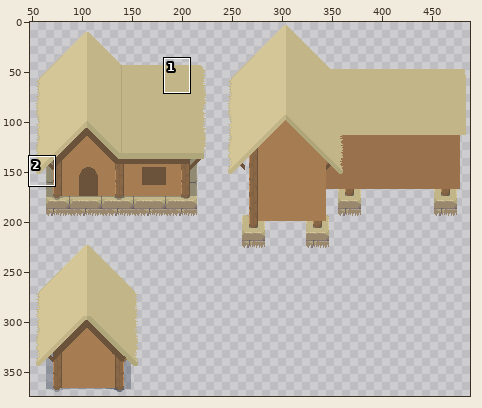
File history of a pixel-art file, assets/tiles/house.ase. The first picture is a wide view before the edit; the outline marks the close-up.
Close-up. Before the edit:
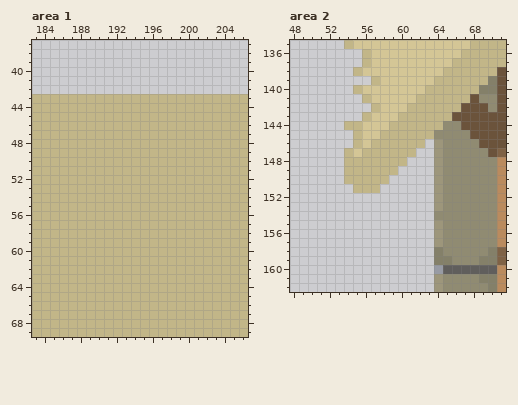
512x512 pixels, 1 frame. Colours within 5 levels of each other are drawn and written as one. Shown: area 1: x 183..206, y 37..69; area 2: x 48..71, y 135..162. The wide view leaves out empty margins. The commit also changed other parts of the picture, which this record leaves out.
The result:
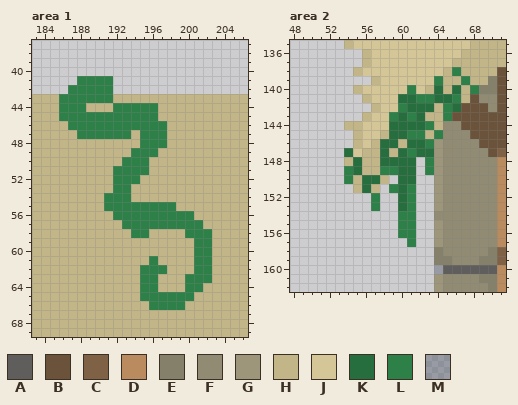
Palette (. is transparent): A #605e5c  B #6b533b  C #7f6245  D #ba8b5e  E #848069  F #908b72  G #9d967b  H #c2b688  J #d4c696  K #276e3e  L #2e8049  M #1b263d4c
The exact change:
layer "Vine" added
layer "Bird nest" added
--- area 1, layer "Bird nest"
@@ x 183..206 @@
 40 ........................
-41 ........................
-42 ........................
-43 HHHHHHHHHHHHHHHHHHHHHHHH
-44 HHHHHHHHHHHHHHHHHHHHHHHH
-45 HHHHHHHHHHHHHHHHHHHHHHHH
-46 HHHHHHHHHHHHHHHHHHHHHHHH
-47 HHHHHHHHHHHHHHHHHHHHHHHH
-48 HHHHHHHHHHHHHHHHHHHHHHHH
-49 HHHHHHHHHHHHHHHHHHHHHHHH
-50 HHHHHHHHHHHHHHHHHHHHHHHH
-51 HHHHHHHHHHHHHHHHHHHHHHHH
-52 HHHHHHHHHHHHHHHHHHHHHHHH
-53 HHHHHHHHHHHHHHHHHHHHHHHH
-54 HHHHHHHHHHHHHHHHHHHHHHHH
-55 HHHHHHHHHHHHHHHHHHHHHHHH
-56 HHHHHHHHHHHHHHHHHHHHHHHH
-57 HHHHHHHHHHHHHHHHHHHHHHHH
-58 HHHHHHHHHHHHHHHHHHHHHHHH
-59 HHHHHHHHHHHHHHHHHHHHHHHH
-60 HHHHHHHHHHHHHHHHHHHHHHHH
-61 HHHHHHHHHHHHHHHHHHHHHHHH
-62 HHHHHHHHHHHHHHHHHHHHHHHH
-63 HHHHHHHHHHHHHHHHHHHHHHHH
-64 HHHHHHHHHHHHHHHHHHHHHHHH
-65 HHHHHHHHHHHHHHHHHHHHHHHH
-66 HHHHHHHHHHHHHHHHHHHHHHHH
+41 .....LLLL...............
+42 ....LLLLL...............
+43 HHHLLLLLLHHHHHHHHHHHHHHH
+44 HHHLLLHHHLLLLLHHHHHHHHHH
+45 HHHLLLLLLLLLLLHHHHHHHHHH
+46 HHHHLLLLLLLLLLLHHHHHHHHH
+47 HHHHHLLLLLLHLLLHHHHHHHHH
+48 HHHHHHHHHHHHLLLHHHHHHHHH
+49 HHHHHHHHHHHLLLHHHHHHHHHH
+50 HHHHHHHHHHLLLHHHHHHHHHHH
+51 HHHHHHHHHLLLLHHHHHHHHHHH
+52 HHHHHHHHHLLLHHHHHHHHHHHH
+53 HHHHHHHHHLLHHHHHHHHHHHHH
+54 HHHHHHHHLLLHHHHHHHHHHHHH
+55 HHHHHHHHLLLLLLLLHHHHHHHH
+56 HHHHHHHHHLLLLLLLLLHHHHHH
+57 HHHHHHHHHHLLLLLLLLLHHHHH
+58 HHHHHHHHHHHLLHHHHLLLHHHH
+59 HHHHHHHHHHHHHHHHHHLLHHHH
+60 HHHHHHHHHHHHHHHHHHLLHHHH
+61 HHHHHHHHHHHHHLHHHHLLHHHH
+62 HHHHHHHHHHHHLLLHHHLLHHHH
+63 HHHHHHHHHHHHLLHHHLLLHHHH
+64 HHHHHHHHHHHHLLHHHLLHHHHH
+65 HHHHHHHHHHHHLLLLLLHHHHHH
+66 HHHHHHHHHHHHHLLLLHHHHHHH
 67 HHHHHHHHHHHHHHHHHHHHHHHH
--- area 2, layer "Vine"
@@ x 48..71 @@
 137 ........HJJJJJJJJJHHHHHH
-138 .......HJJJJJJJJJHHHHHHB
-139 .........HJJJJJJHHHHHHEB
-140 .......HJJJJJJJHHHHHHEEB
-141 ........HJJJJJHHHHHHBFFB
-142 .........HJJJHHHHHHBBBFB
-143 ........HJJJHHHHHHBBBBBB
-144 ......HHJJJHHHHHHFFBBBBB
-145 .......HJJHHHHHHFFFFBBBB
-146 .......HJHHHHHH.GFFFFBBB
-147 ......HJHHHHHH..GFFFFFBC
-148 ......HHHHHHH...GFFFFFFD
-149 ......HHHHHH....GFFFFFFD
-150 ......HHHHH.....GFFFFFFD
-151 .......HHH......GFFFFFFD
-152 ................GFFFFFFD
-153 ................GFFFFFFD
-154 ................FFFFFFFD
-155 ................GFFFFFFD
-156 ................GFFFFFFD
-157 ................GFFFFFFD
+138 .......HJJJJJJJJJHLHHHHB
+139 .........HJJJJJJLHHLHHEB
+140 .......HJJJJJLJHKHKHLEEB
+141 ........HJJJKKLLKKLHBFFB
+142 .........HJJLKKKHLKBBBFB
+143 ........HJJLKLKHHLBBBBBB
+144 ......HHJJJKKKKLHFFBBBBB
+145 .......HJJHKKLLHLFFFBBBB
+146 .......HJHKKHKKLGFFFFBBB
+147 ......KJHHKHKLKKGFFFFFBC
+148 ......HKHHKKKK.LGFFFFFFD
+149 ......LKHHLLKK.LGFFFFFFD
+150 ......LHKKH.KK..GFFFFFFD
+151 .......HKH.LKL..GFFFFFFD
+152 .........L..KL..GFFFFFFD
+153 .........L..KL..GFFFFFFD
+154 ............LL..FFFFFFFD
+155 ............LL..GFFFFFFD
+156 ............LL..GFFFFFFD
+157 .............L..GFFFFFFD
 158 ................EFFFFFEC
